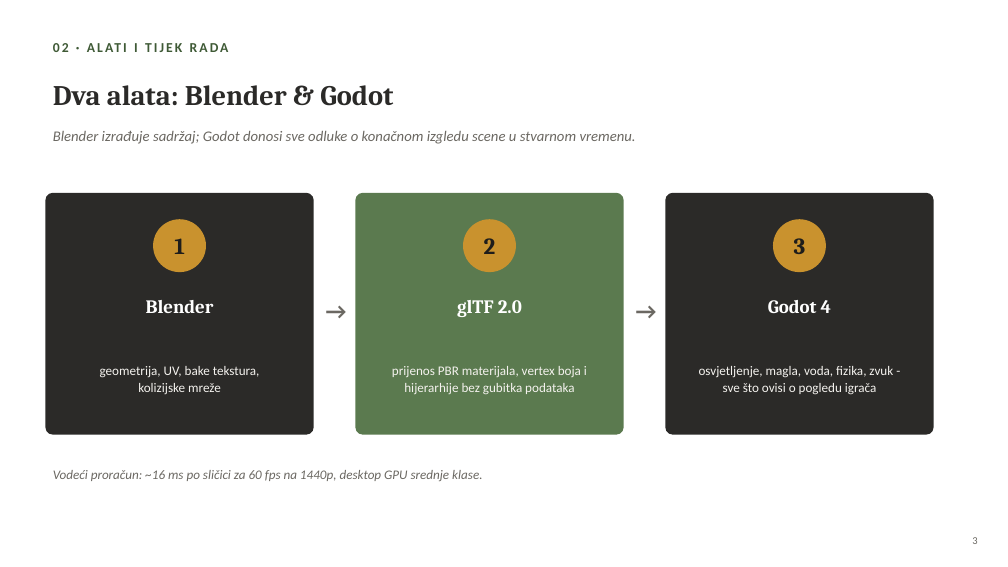
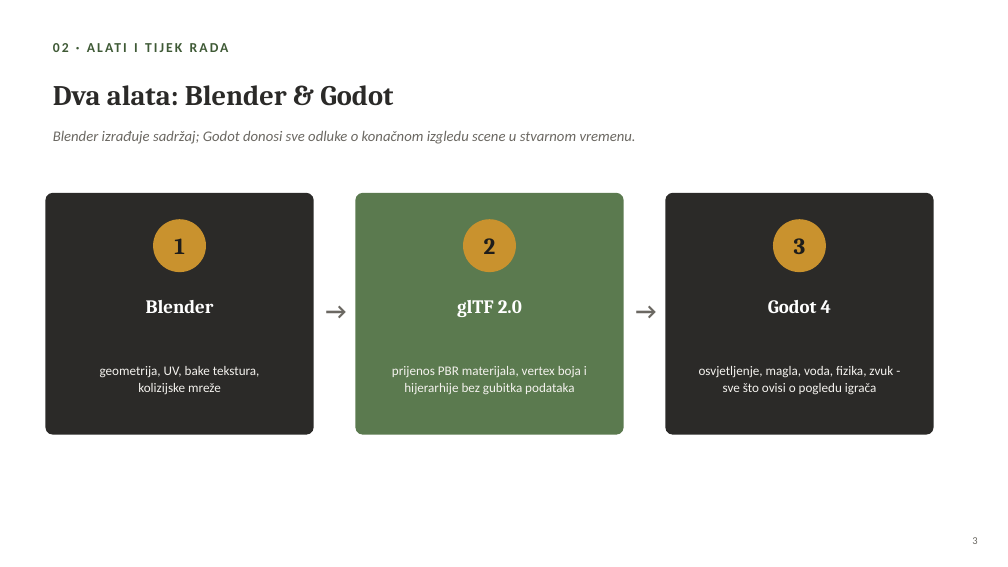
Before and after one commit to miamacan/3d-spilja-projekt, a slide deck: slide 3 of Prezentacija_3D_spilja_Roguljic_Macan.pptx. Drawn at 1008x567 pixels with LibreOffice and Linux fonts; fonts in the diff are those of the drawing. Boxes give left, top, right and bottom in pixels: in the first picture for what was removed or moved away, otherwise in the second. Text is boxed around its words. In the diff, an @@ line names an element or a change of style, - is before the commit and + after.

```diff
--- a/Prezentacija_3D_spilja_Roguljic_Macan.pptx
+++ b/Prezentacija_3D_spilja_Roguljic_Macan.pptx
@@ text removed at box(53, 470, 482, 481) @@
-Vodeći proračun: ~16 ms po sličici za 60 fps na 1440p, desktop GPU srednje klase.
```
